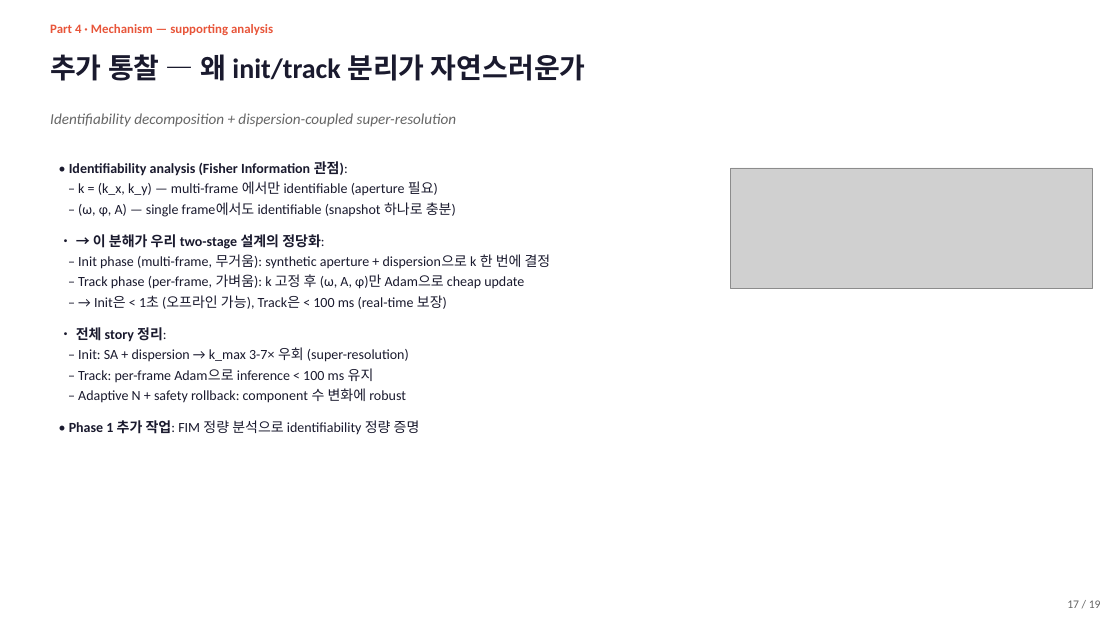
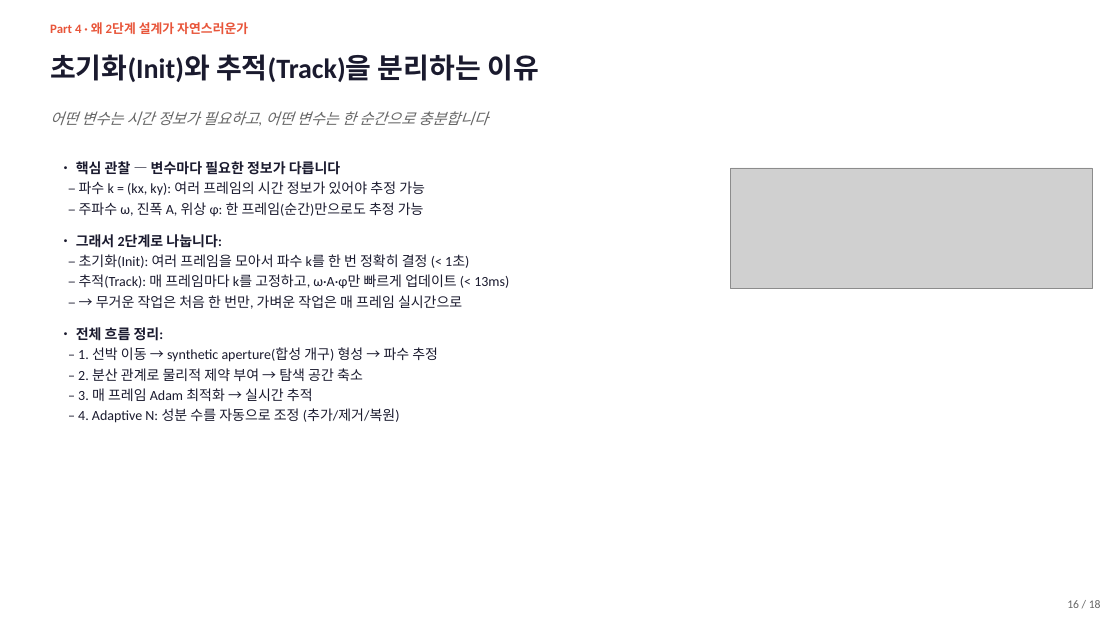
Before and after one commit to SAEYONGPARK94/wavesplat, a slide deck: slide 16 of wavesplat/docs/labmeeting_2026_05_13.pptx (slide 17 before the commit). Drawn at 1120x630 pixels with LibreOffice and Linux fonts; fonts in the diff are those of the drawing; grey boxes stand for pictures. Boxes give left, top, right and bottom in pixels: in the first picture for what was removed or moved away, otherwise in the second. Text is boxed around its words. In the diff, an @@ line names an element or a change of style, - is before the commit and + after.

```diff
--- a/wavesplat/docs/labmeeting_2026_05_13.pptx
+++ b/wavesplat/docs/labmeeting_2026_05_13.pptx
@@ text at bbox=[50, 22, 248, 34]: text changed @@
-Part 4 · Mechanism — supporting analysis
+Part 4 · 왜 2단계 설계가 자연스러운가
@@ text at bbox=[50, 54, 539, 82]: text changed @@
-추가 통찰 — 왜 init/track 분리가 자연스러운가
+초기화(Init)와 추적(Track)을 분리하는 이유
@@ text at bbox=[50, 111, 488, 125]: text changed @@
-Identifiability decomposition + dispersion-coupled super-resolution
+어떤 변수는 시간 정보가 필요하고, 어떤 변수는 한 순간으로 충분합니다
@@ text at bbox=[76, 161, 509, 423]: text changed @@
-• Identifiability analysis (Fisher Information 관점):
-– k = (k_x, k_y) — multi-frame 에서만 identifiable (aperture 필요)
-– (ω, φ, A) — single frame에서도 identifiable (snapshot 하나로 충분)
-• → 이 분해가 우리 two-stage 설계의 정당화:
-– Init phase (multi-frame, 무거움): synthetic aperture + dispersion으로 k 한 번에 결정
-– Track phase (per-frame, 가벼움): k 고정 후 (ω, A, φ)만 Adam으로 cheap update
-– → Init은 < 1초 (오프라인 가능), Track은 < 100 ms (real-time 보장)
-• 전체 story 정리:
-– Init: SA + dispersion → k_max 3-7× 우회 (super-resolution)
-– Track: per-frame Adam으로 inference < 100 ms 유지
-– Adaptive N + safety rollback: component 수 변화에 robust
-• Phase 1 추가 작업: FIM 정량 분석으로 identifiability 정량 증명
+• 핵심 관찰 — 변수마다 필요한 정보가 다릅니다
+– 파수 k = (kx, ky): 여러 프레임의 시간 정보가 있어야 추정 가능
+– 주파수 ω, 진폭 A, 위상 φ: 한 프레임(순간)만으로도 추정 가능
+• 그래서 2단계로 나눕니다:
+– 초기화(Init): 여러 프레임을 모아서 파수 k를 한 번 정확히 결정 (< 1초)
+– 추적(Track): 매 프레임마다 k를 고정하고, ω·A·φ만 빠르게 업데이트 (< 13ms)
+– → 무거운 작업은 처음 한 번만, 가벼운 작업은 매 프레임 실시간으로
+• 전체 흐름 정리:
+– 1. 선박 이동 → synthetic aperture(합성 개구) 형성 → 파수 추정
+– 2. 분산 관계로 물리적 제약 부여 → 탐색 공간 축소
+– 3. 매 프레임 Adam 최적화 → 실시간 추적
+– 4. Adaptive N: 성분 수를 자동으로 조정 (추가/제거/복원)
@@ text at bbox=[1067, 600, 1101, 608]: text changed @@
-17 / 19
+16 / 18
```
Also in this commit, not shown: 16 other slides changed, 11 slides added, 8 slides removed, 14 other files.
